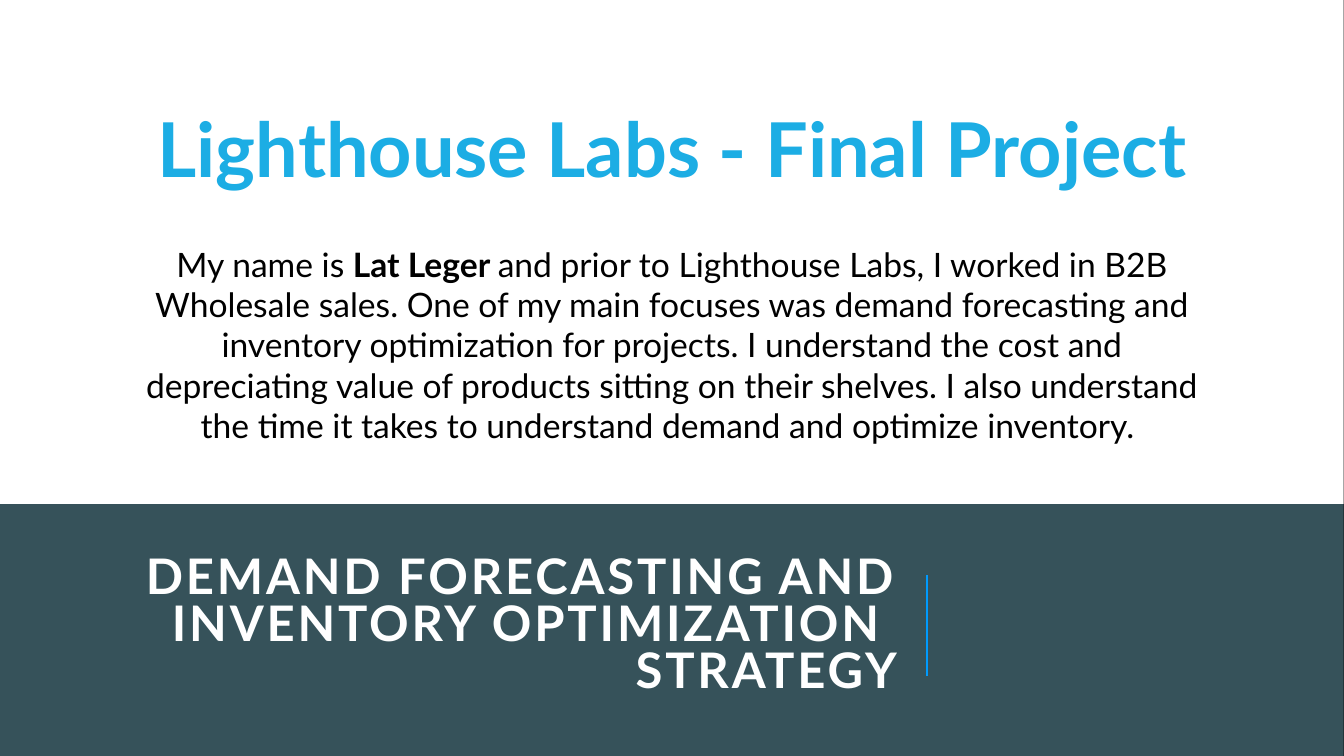
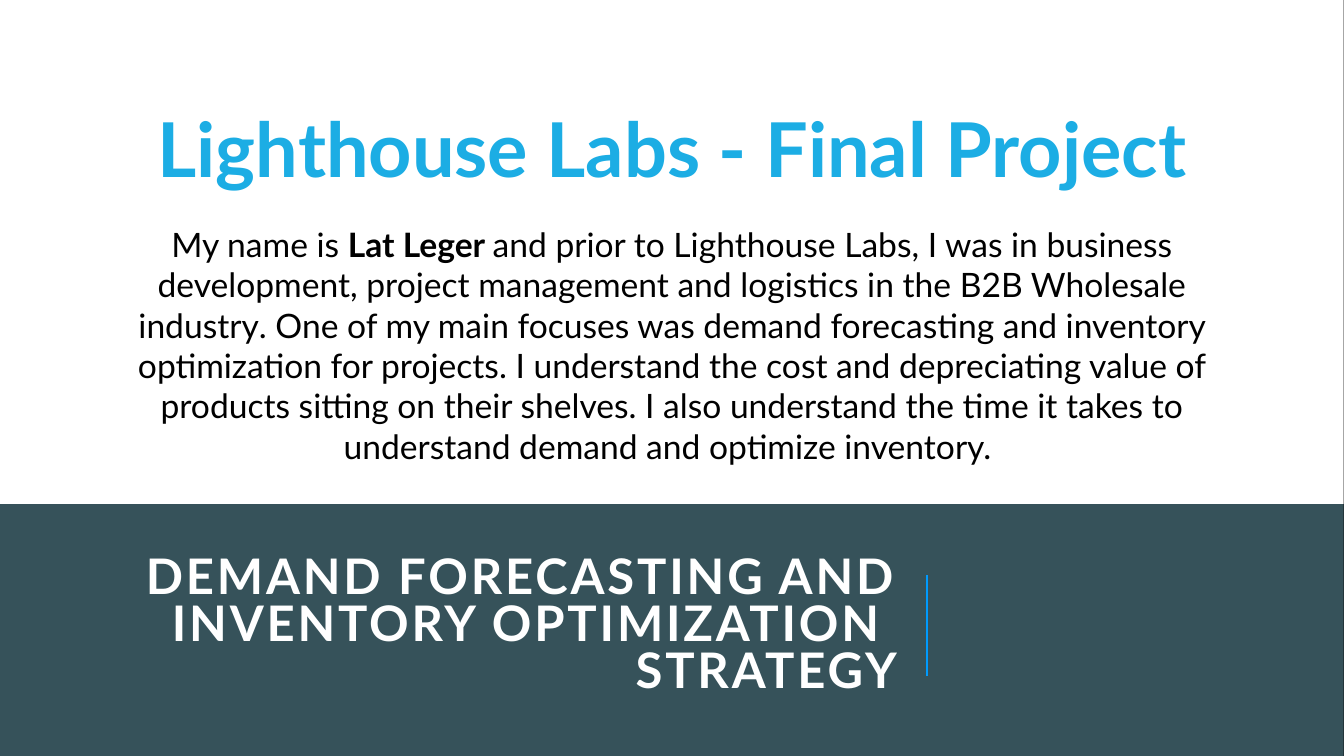
Before and after one commit to latleger/LHL-Project-Final, a slide deck: slide 1 of presentation/Presentation.pptm. Drawn at 1344x756 pixels with LibreOffice and Linux fonts; fonts in the diff are those of the drawing. Boxes give left, top, right and bottom in pixels: in the first picture for what was removed or moved away, otherwise in the second. Text is boxed around its words. In the diff, an @@ line names an element or a change of style, - is before the commit and + after.

Commit message:
upload documents 14

```diff
--- a/presentation/Presentation.pptm
+++ b/presentation/Presentation.pptm
@@ text at [138, 232, 1206, 465]: text changed @@
-My name is Lat Leger and prior to Lighthouse Labs, I worked in B2B Wholesale sales. One of my main focuses was demand forecasting and inventory optimization for projects. I understand the cost and depreciating value of products sitting on their shelves. I also understand the time it takes to understand demand and optimize inventory.
+My name is Lat Leger and prior to Lighthouse Labs, I was in business development, project management and logistics in the B2B Wholesale industry. One of my main focuses was demand forecasting and inventory optimization for projects. I understand the cost and depreciating value of products sitting on their shelves. I also understand the time it takes to understand demand and optimize inventory.
```
